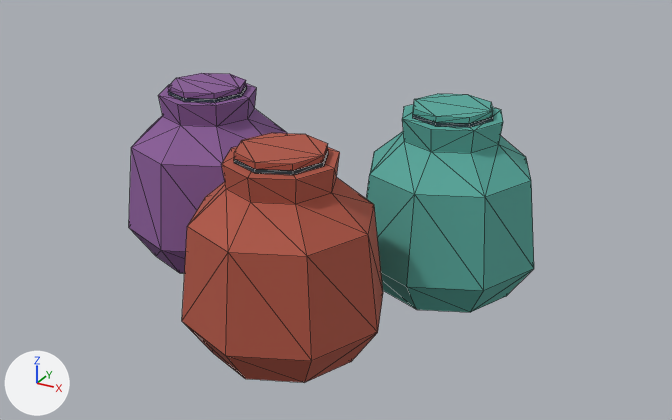
The glTF model public/models/res_dyes.glb as it was, and as the next commit left it.
One viewpoint serves both versions: a camera (50 mm lens) standing at (0.217, -0.376, 0.227) and looking at (0.012, -0.003, 0.041). Lighting does not change. The marker at lower left points along +X, +Y and +Z. The older version comes first. Mesh edges are drawn as thin lines. Vertices at exactly the same position are counted once.

Names of what the first picture shows: 'res_dyes'.
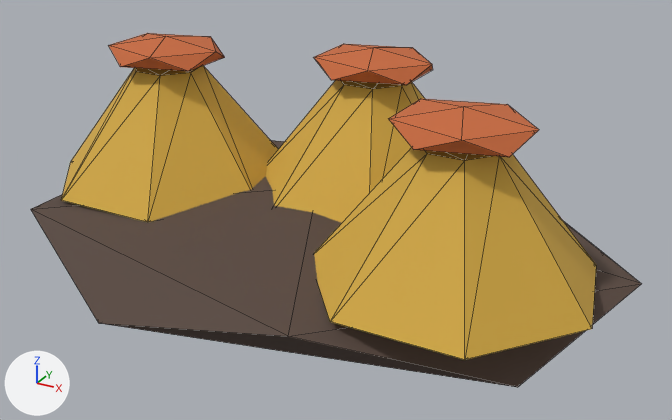
The change, as a list of edits to the scene's bpy script:
```text
Change me_wheel_thrown_vessel_002:
    remove me_wheel_thrown_vessel_002.from_pydata(...)  # 216 vertices, 396 faces; spans x -0.112..0.106, y -0.112..0.072, z 0.0..0.095
    remove me_wheel_thrown_vessel_002.materials.append(mat_berry)  # purple #885a97
    remove me_wheel_thrown_vessel_002.materials.append(mat_ink)  # dark cyan #293c44
    remove me_wheel_thrown_vessel_002.materials.append(mat_teal)  # cyan #55a89c
    remove me_wheel_thrown_vessel_002.materials.append(mat_red)  # red #af5442
    add me_wheel_thrown_vessel_002.from_pydata(...)  # 90 vertices, 152 faces; spans x -0.161..0.161, y -0.111..0.111, z 0.0..0.116
    me_wheel_thrown_vessel_002 part 1: a new loose piece, an icosphere of 20 faces spanning x -0.161..0.161, y -0.111..0.111, z 0.0..0.05, in mat_rock_dark (brown #57463d)
    me_wheel_thrown_vessel_002 part 2: a new loose piece, a 7-sided cut cone along z (radius 0.065 at the low end, 0.018 at the high end) spanning x -0.153..-0.027, y -0.059..0.065, z 0.04..0.1, in mat_jarosite (yellow #d4aa42)
    me_wheel_thrown_vessel_002 part 3: a new loose piece, a 7-sided cut cone along z (radius 0.065 at the low end, 0.018 at the high end) spanning x -0.048..0.078, y -0.029..0.095, z 0.04..0.1, in mat_jarosite (yellow #d4aa42)
    me_wheel_thrown_vessel_002 part 4: a new loose piece, a 7-sided cut cone along z (radius 0.065 at the low end, 0.018 at the high end) spanning x 0.027..0.153, y -0.099..0.025, z 0.04..0.1, in mat_jarosite (yellow #d4aa42)
    me_wheel_thrown_vessel_002 part 5: a new loose piece, an icosphere of 20 faces spanning x -0.121..-0.059, y -0.026..0.026, z 0.1..0.116, in mat_ochre (orange #c8693a)
    me_wheel_thrown_vessel_002 part 6: a new loose piece, an icosphere of 20 faces spanning x -0.016..0.046, y 0.004..0.056, z 0.1..0.116, in mat_ochre (orange #c8693a)
    me_wheel_thrown_vessel_002 part 7: a new loose piece, an icosphere of 20 faces spanning x 0.059..0.121, y -0.066..-0.014, z 0.1..0.116, in mat_ochre (orange #c8693a)
    me_wheel_thrown_vessel_002 part 8: the loose piece of 40 vertices spanning x -0.112..-0.019, y -0.047..0.047, z 0.0..0.09 is deleted
    me_wheel_thrown_vessel_002 part 9: the loose piece of 40 vertices spanning x -0.026..0.067, y -0.112..-0.019, z 0.0..0.09 is deleted
    me_wheel_thrown_vessel_002 part 10: the loose piece of 40 vertices spanning x 0.014..0.106, y -0.022..0.072, z 0.0..0.09 is deleted
    me_wheel_thrown_vessel_002 part 11: the loose piece of 16 vertices spanning x 0.04..0.08, y 0.005..0.045, z 0.09..0.092 is deleted
    me_wheel_thrown_vessel_002 part 12: the loose piece of 16 vertices spanning x -0.085..-0.045, y -0.02..0.02, z 0.091..0.095 is deleted
    me_wheel_thrown_vessel_002 part 13: the loose piece of 16 vertices spanning x 0.0..0.04, y -0.085..-0.045, z 0.091..0.095 is deleted
    me_wheel_thrown_vessel_002 part 14: the loose piece of 16 vertices spanning x 0.04..0.08, y 0.005..0.045, z 0.091..0.095 is deleted
    me_wheel_thrown_vessel_002 part 15: the loose piece of 16 vertices spanning x -0.085..-0.045, y -0.02..0.02, z 0.09..0.092 is deleted
    me_wheel_thrown_vessel_002 part 16: the loose piece of 16 vertices spanning x 0.0..0.04, y -0.085..-0.045, z 0.09..0.092 is deleted
    add me_wheel_thrown_vessel_002.materials.append(mat_rock_dark)  # brown #57463d
    add me_wheel_thrown_vessel_002.materials.append(mat_jarosite)  # yellow #d4aa42
    add me_wheel_thrown_vessel_002.materials.append(mat_ochre)  # orange #c8693a
```

Boxes (x1, y1, x2, y2) around the edits, measured in the pictures (672 x 420 px):
'res_dyes', reshaped, recoloured (50% wider, 14% taller): before (129, 73, 534, 383); after (31, 33, 641, 387)
part 1 of me_wheel_thrown_vessel_002, added (brown): after (31, 140, 641, 387)
part 2 of me_wheel_thrown_vessel_002, added: after (61, 66, 278, 222)
part 3 of me_wheel_thrown_vessel_002, added: after (266, 80, 425, 223)
part 4 of me_wheel_thrown_vessel_002, added (yellow): after (314, 147, 596, 360)
part 5 of me_wheel_thrown_vessel_002, added (orange): after (108, 33, 225, 71)
part 6 of me_wheel_thrown_vessel_002, added (orange): after (314, 44, 433, 85)
part 7 of me_wheel_thrown_vessel_002, added (orange): after (389, 99, 539, 157)
part 8 of me_wheel_thrown_vessel_002, deleted (purple): before (129, 84, 287, 273)
part 9 of me_wheel_thrown_vessel_002, deleted (red): before (182, 146, 383, 383)
part 10 of me_wheel_thrown_vessel_002, deleted (cyan): before (366, 104, 534, 312)
part 11 of me_wheel_thrown_vessel_002, deleted: before (413, 114, 493, 127)
part 12 of me_wheel_thrown_vessel_002, deleted (purple): before (168, 73, 246, 99)
part 13 of me_wheel_thrown_vessel_002, deleted (red): before (234, 133, 328, 171)
part 14 of me_wheel_thrown_vessel_002, deleted (cyan): before (413, 94, 493, 124)
part 15 of me_wheel_thrown_vessel_002, deleted: before (168, 85, 247, 103)
part 16 of me_wheel_thrown_vessel_002, deleted: before (234, 150, 328, 175)
